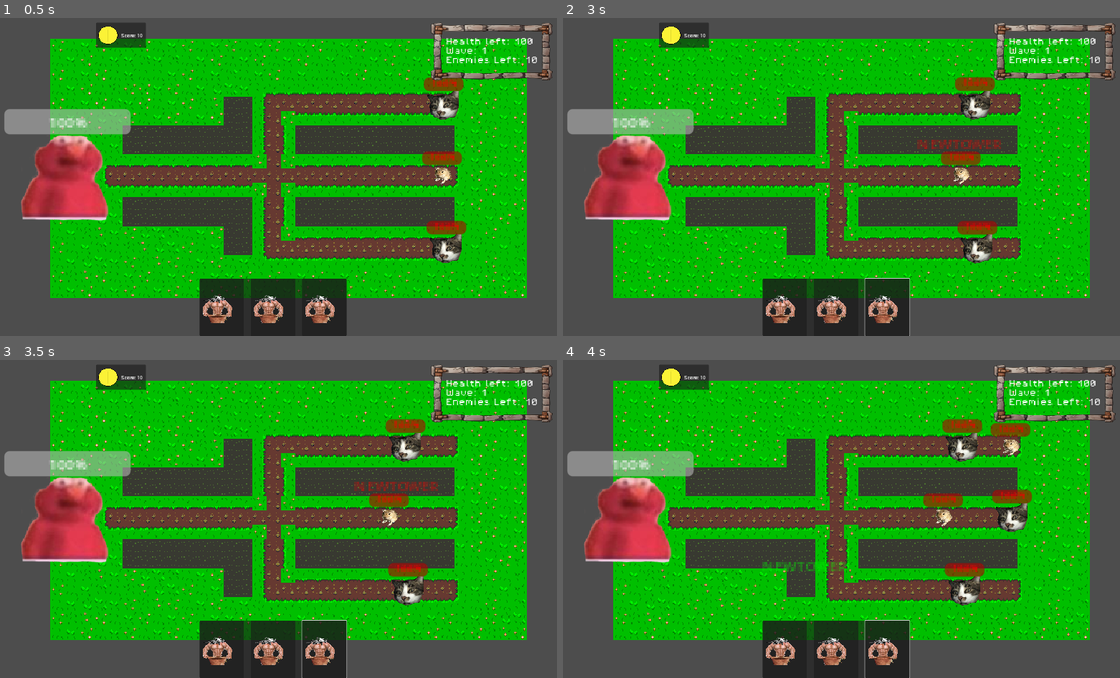
Above: before the commit, frames 1-4 (two rows, left to right).
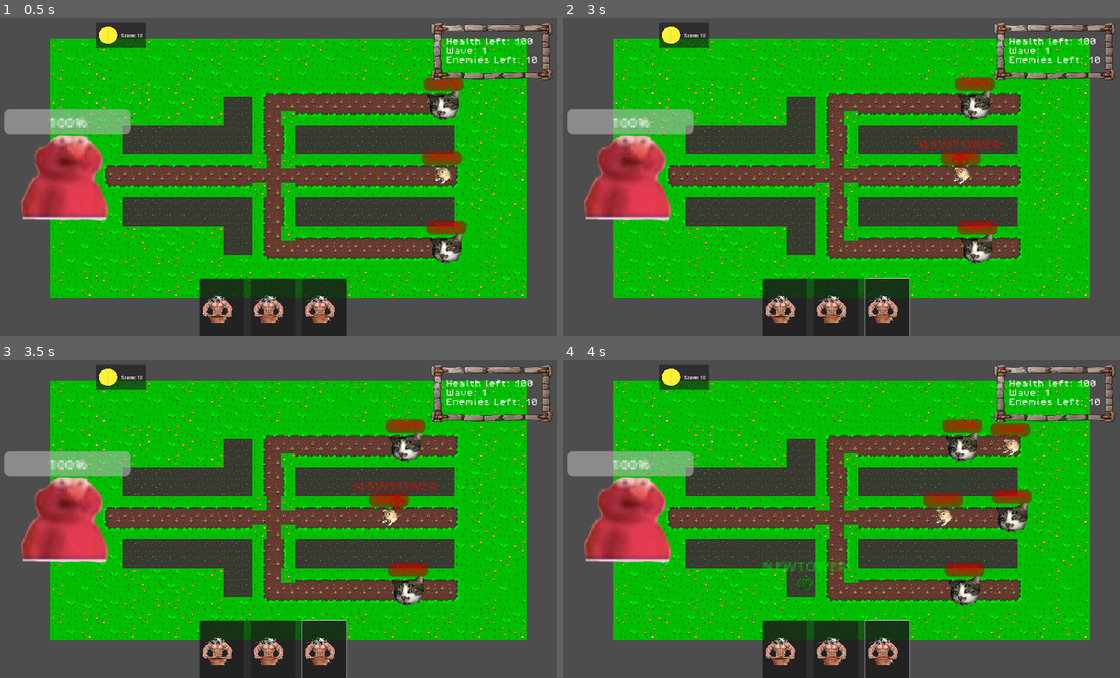
Above: after the commit, the same moments.

Repository: ConstantinBalan/2D_TowerDefense
Game: Godot game, scene res://Scenes/Levels/PlayableLevels/level1.tscn
The game is run twice, just before and just after one commit, with the same random seed, the same clock (stepped at 60 frames per second) and the same inputs. This scene is started directly instead of the project's main scene.
Inputs (mouse positions are in pixels of both pictures, inside the frame that each line leads up to):
- Up to frame 1 (0.5 s): no input
- Up to frame 2 (3 s): click (785, 307) at 0.5 s; click (835, 307) at 1.25 s; click (886, 307) at 2 s; tap Enter (ui_accept) at 2.75 s; move the mouse to (964, 157) at 2.77 s; hold D (MoveRight) from 2.78 s (still down); click (964, 157) at 2.92 s
- Up to frame 3 (3.5 s): keep holding D (MoveRight); tap Enter (ui_accept) at 3.02 s
- Up to frame 4 (4 s): release D (MoveRight) at 3.5 s; drag from (718, 531) to (808, 582) at 3.52 s

Frame 1 is identical in both runs. In frame 2, less than 0.1% of the frame differs, in the area x 69-73%, y 42-48%; in frame 3, less than 0.1%; in frame 4, less than 0.1%, in the area x 41-45%, y 67-73%.

Commit message:
Added level saving

Diff:
--- a/Scripts/Menu Scripts/world_icon.gd
+++ b/Scripts/Menu Scripts/world_icon.gd
@@ -2,7 +2,7 @@
 extends Control
 
 @export var world_index : int = 1
-@export var level_select_packed : PackedScene = load("res://Scenes/Levels/grass_level_select.tscn")
+@export var level_select_packed : PackedScene = load("res://Scenes/Levels/Menus/grass_level_select.tscn")
 @onready var level_select_scene : LevelSelect = level_select_packed.instantiate()
 
 func _ready():
--- a/Scripts/enemy.gd
+++ b/Scripts/enemy.gd
@@ -18,6 +18,9 @@
 	health_bar.value = health
 
 	if health <= 0:
-		print("enemy died")
-		died.emit()
-		queue_free()
+		die()
+
+func die():
+	print("enemy died")
+	died.emit()
+	queue_free()
--- a/Scripts/game.gd
+++ b/Scripts/game.gd
@@ -32,6 +32,9 @@
 var game_is_paused = false
 var level_name: String
 var level_state : LevelState
+#------------------Local Level Variables-------
+var cur_level_wave : int = 1
+var cur_level_coins : int = 10
 
 
 func _ready():
@@ -43,7 +46,6 @@
 
 
 
-
 func _process(delta):
 	_update_labels()
 	if home_base.health == 0:
@@ -62,7 +64,15 @@
 	level_name = name
 	level_state = GameManager.get_level_state(level_name)
 	_update_labels()
-	enemies_left_for_wave = waves[1]
+	cur_level_wave = level_state.current_wave
+	cur_level_coins = level_state.coins
+	for tower_data in level_state.towers:
+		spawn_tower(tower_data)
+	enemies_left_for_wave = waves[cur_level_wave]
+
+func _save_level_state():
+	print("Level " + level_name + " saved!")
+	GameManager.save_level_state(level_name, cur_level_coins, cur_level_wave, level_state.towers)
 
 func toggle_pause():
 	get_tree().paused = !get_tree().paused
@@ -73,8 +83,8 @@
 
 func _update_labels():
 	base_life_label.text = "Health left: " + str(home_base.health)
-	coin_amount_label.text = "Score: " + str(level_state.coins)
-	wave_label.text = "Wave: " + str(level_state.current_wave)
+	coin_amount_label.text = "Score: " + str(cur_level_coins)
+	wave_label.text = "Wave: " + str(cur_level_wave)
 	enemies_left_label.text = "Enemies Left: " + str(enemies_left_for_wave)
 
 func _game_over():
@@ -104,9 +114,14 @@
 	if tower_preview:
 		tower_preview.queue_free()
 	var dragable_tower = Tower.new(tower_data)
+	var tower_picture = Sprite2D.new()
+	tower_picture.texture = tower_data.tower_sprite
+	tower_picture.scale.x = 0.032
+	tower_picture.scale.y = 0.033
 	dragable_tower.set_name("NewTower")
 	var control = Control.new()
 	control.add_child(dragable_tower, true)
+	control.add_child(tower_picture, true)
 	control.set_name("TowerPreview")
 	#control.get_global_transform()
 	towers.add_child(control)
@@ -160,18 +175,32 @@
 
 func place_tower():
 	var tower_data = tower_preview.get_child(0).get_info()
-	if level_state.coins >= tower_data["cost"]:
+	if cur_level_coins >= tower_data["cost"]:
 		var tower_instance = TowerScene.instantiate() as Tower
 		tower_instance._init(tower_data)
 		_setup_tower(tower_instance)
-		level_state.coins -= tower_data["cost"]
+		cur_level_coins -= tower_data["cost"]
+		var saved_tower_data = tower_data.duplicate()
+		saved_tower_data["position"] = tower_instance.position
+		level_state.towers.append(saved_tower_data)
 		tower_instance.placed = true
 		tower_instance.was_recently_placed = true
 		cancel_build_mode()
 	else:
 		spawn_ui_element()
 		print("Not enough coins to build")
-		#tower_instance.queue_free()
+		#tower_instance.queue_free()x
+
+func spawn_tower(tower_data: Dictionary):
+	var tower = load("res://Scenes/Towers/tower.tscn").instantiate() as Tower
+	tower.position = tower_data["position"]
+	tower.type = tower_data["type"]
+	tower.level = tower_data["level"]
+	tower.attack_rate = tower_data["attack_rate"]
+	tower.damage = tower_data["damage"]
+	tower.placed = true
+	$Towers.add_child(tower)
+	tower.name_label.text = str(tower_data["type"])
 
 func cancel_build_mode():
 	if tower_preview:
@@ -180,8 +209,8 @@
 	tower_preview = null
 
 func on_enemy_died():
-	level_state.coins += 1
-	coin_amount_label.text = "Score: " + str(level_state.coins)
+	cur_level_coins += 1
+	coin_amount_label.text = "Score: " + str(cur_level_coins)
 
 #This is to adjust the UI for the enemies left on a wave
 func decrement_enemies_left():
@@ -191,7 +220,7 @@
 	if enemies_left_for_wave == 0:
 		print("You've killed all of the enemies")
 		GlobalSignals.emit_signal("wave_end")
-		level_state.current_wave += 1
+		cur_level_wave += 1
 		next_wave_setup()
 
 #This listens for the enemy_spawned signal from the paths
@@ -199,22 +228,23 @@
 #the max for the wave is hit, the paths stop spawning enemies.
 func add_to_spawned_wave():
 	enemies_spawned_for_wave += 1
-	if enemies_spawned_for_wave >= waves[current_wave]:
+	if enemies_spawned_for_wave >= waves[cur_level_wave]:
 		print("All enemies for this wave have been spawned")
 		GlobalSignals.emit_signal("stop_spawning_enemies")
 
 func next_wave_setup():
-	print("Setting wave to " + str(current_wave))
+	print("Setting wave to " + str(cur_level_wave))
 	var next_wave_timer = get_tree().create_timer(5.0)
 	next_wave_timer.timeout.connect(start_next_wave)
 
 func start_next_wave():
 	print("Next wave timer over, starting next wave")
-	wave_label.text = "Wave: " + str(level_state.current_wave)
-	enemies_left_label.text = "Enemies Left: " + str(waves[current_wave])
-	enemies_left_for_wave = waves[current_wave]
+	wave_label.text = "Wave: " + str(cur_level_wave)
+	enemies_left_label.text = "Enemies Left: " + str(waves[cur_level_wave])
+	enemies_left_for_wave = waves[cur_level_wave]
 	enemies_spawned_for_wave = 0
 	GlobalSignals.emit_signal("wave_start")
+	_save_level_state()
 
 func spawn_ui_element():
 	var insuff_funds_mess_instance = insufficient_funds_message.instantiate()
--- a/Scripts/tower.gd
+++ b/Scripts/tower.gd
@@ -28,6 +28,7 @@
 	type = data.get("type", "regular")
 	level = data.get("level", 1)
 	cost = data.get("cost", 100)
+	position = Vector2(data.get("x", 0), data.get("y", 0))
 	_update_stats()
 
 func _ready():
@@ -95,10 +96,9 @@
 		"cost": cost,
 		"level": level,
 		"damage": damage,
-		"attack_rate": attack_rate
+		"attack_rate": attack_rate,
+		"position" : position
 	}
-
-
 
 func _on_area_2d_body_entered(body) -> void:
 	if body.is_in_group("enemy"):
@@ -128,11 +128,5 @@
 		GlobalSignals.towers_not_overlapping.emit()
 
 func recently_placed() -> void:
-	await get_tree().create_timer(0.1).timeout
+	await get_tree().create_timer(0.1).timeout #This can be removed since we're doing a hover over the buttons to show info
 	can_click_ui = true
-
-#func _on_tower_ui_input_event(viewport, event, shape_idx):
-#	if event is InputEventMouseButton and event.pressed and can_click_ui:
-#		print("Tower should fill in info")
-#		GlobalSignals.create_tower_ui.emit()
-#		GlobalSignals.emit_signal("enable_tower_ui", tower_type_name, tower_cost, tower_level, tower_damage, attack_rate)
